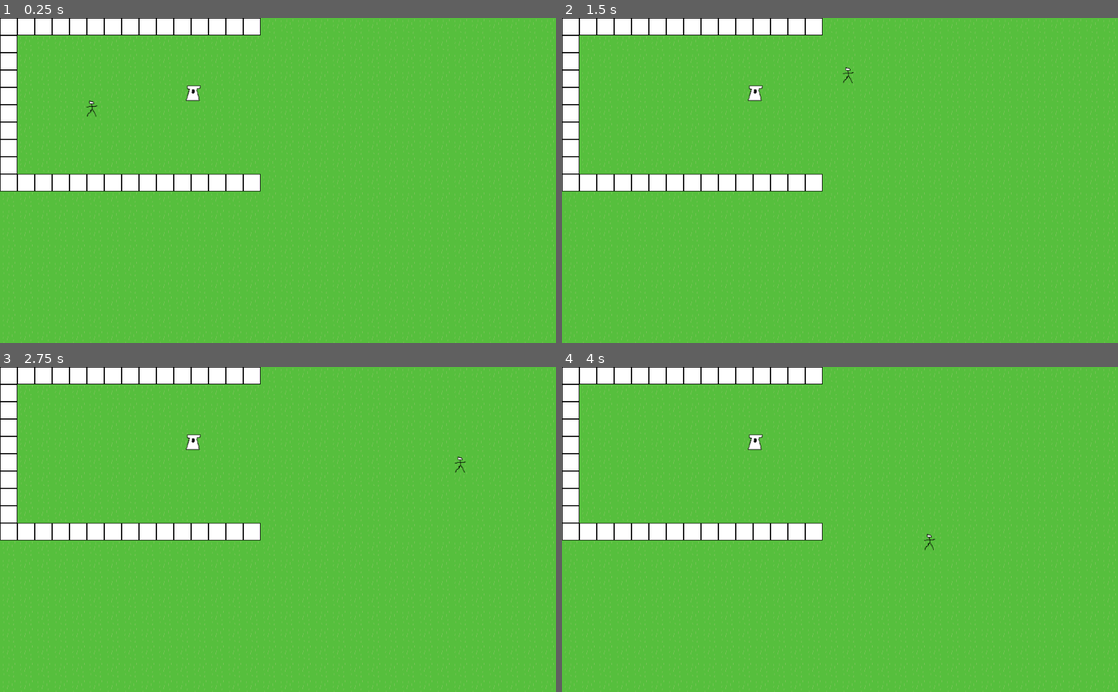
Above: before the commit, frames 1-4 (two rows, left to right).
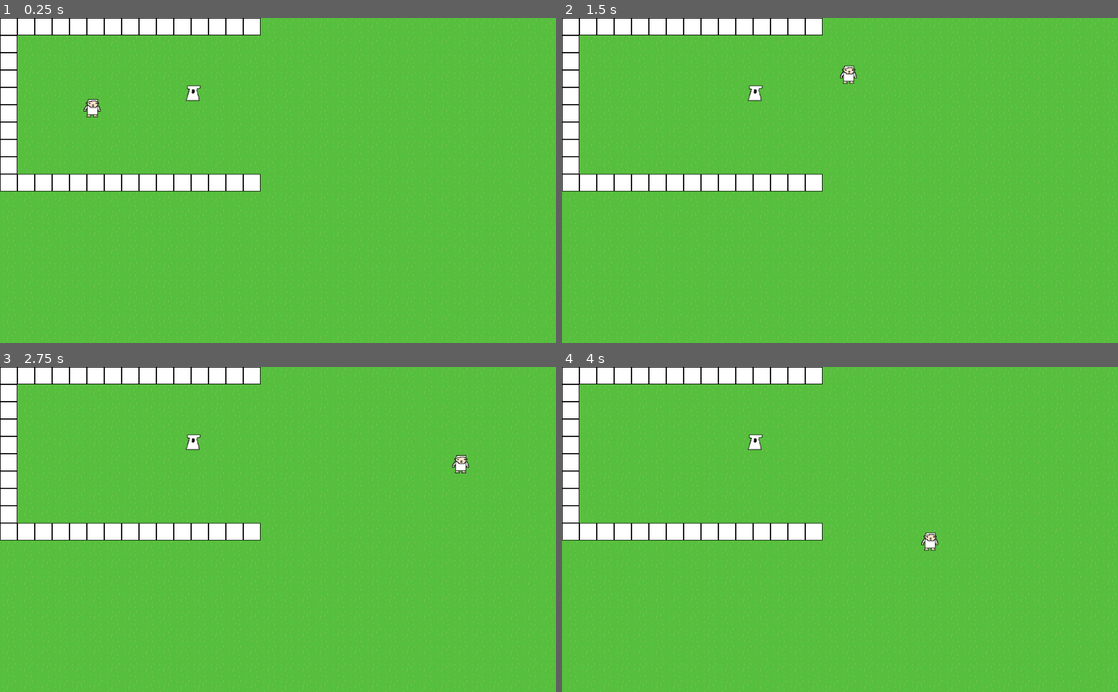
Above: after the commit, the same moments.

Repository: S-D-V-A-S-M-V-V-I-C-T-S-S-BAGGER/CovidTowerDefense
Game: Godot game, scene res://Levels/BaseLevel.tscn
The game is run twice, just before and just after one commit, with the same random seed, the same clock (stepped at 60 frames per second) and the same inputs.
Inputs:
- Up to frame 1 (0.25 s): no input
- Up to frame 2 (1.5 s): no input
- Up to frame 3 (2.75 s): no input
- Up to frame 4 (4 s): no input

The runs differ from the first frame. In frame 1, 0.1% of the frame differs, in the area x 15-19%, y 24-31%; in frame 2, 0.1%; in frame 3, 0.1%; in frame 4, 0.1%, in the area x 64-68%, y 50-57%.

Commit message:
oeps niet opgeslagen, nu wel

Diff:
--- a/Enemies/Enemy.tscn
+++ b/Enemies/Enemy.tscn
@@ -1,10 +1,19 @@
-[gd_scene load_steps=4 format=2]
+[gd_scene load_steps=6 format=2]
 
 [ext_resource path="res://Enemies/Enemy.gd" type="Script" id=1]
-[ext_resource path="res://PlaceHolders/EnemyPlaceholder.png" type="Texture" id=2]
+[ext_resource path="res://Sprites/schaap/schaap_1.png" type="Texture" id=2]
+[ext_resource path="res://Sprites/schaap/schaap_2.png" type="Texture" id=3]
 
 [sub_resource type="RectangleShape2D" id=3]
 extents = Vector2( 16, 16 )
+
+[sub_resource type="SpriteFrames" id=4]
+animations = [ {
+"frames": [ ExtResource( 2 ), ExtResource( 3 ) ],
+"loop": true,
+"name": "default",
+"speed": 5.0
+} ]
 
 [node name="Enemy" type="Node2D"]
 script = ExtResource( 1 )
@@ -16,11 +25,13 @@
 rotate = false
 loop = false
 
-[node name="Sprite" type="Sprite" parent="Path/MovingPoint"]
-texture = ExtResource( 2 )
-
 [node name="Area2D" type="Area2D" parent="Path/MovingPoint"]
 collision_mask = 0
 
 [node name="Collision" type="CollisionShape2D" parent="Path/MovingPoint/Area2D"]
 shape = SubResource( 3 )
+
+[node name="AnimatedSprite" type="AnimatedSprite" parent="Path/MovingPoint"]
+frames = SubResource( 4 )
+frame = 1
+playing = true
